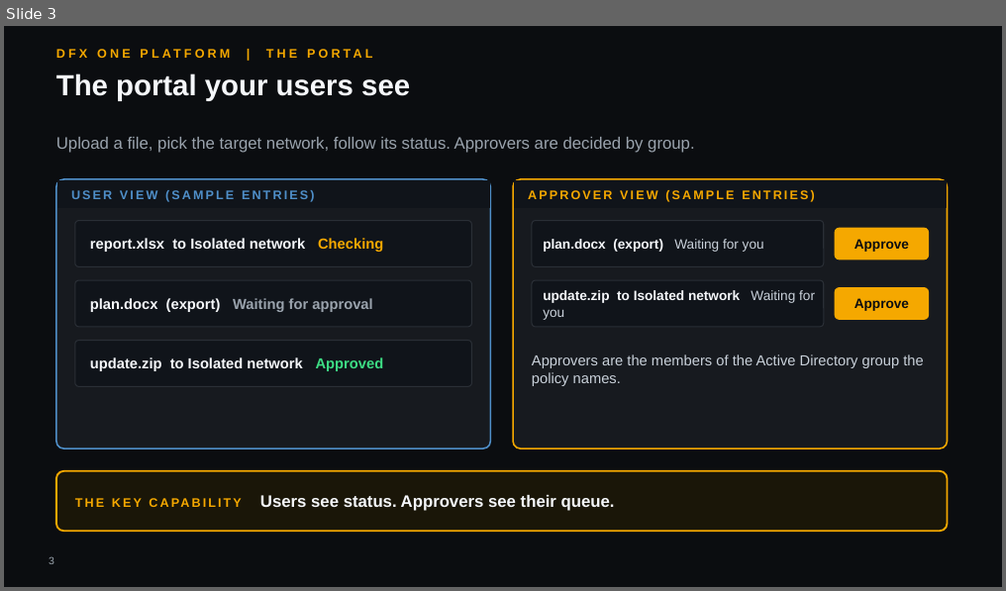
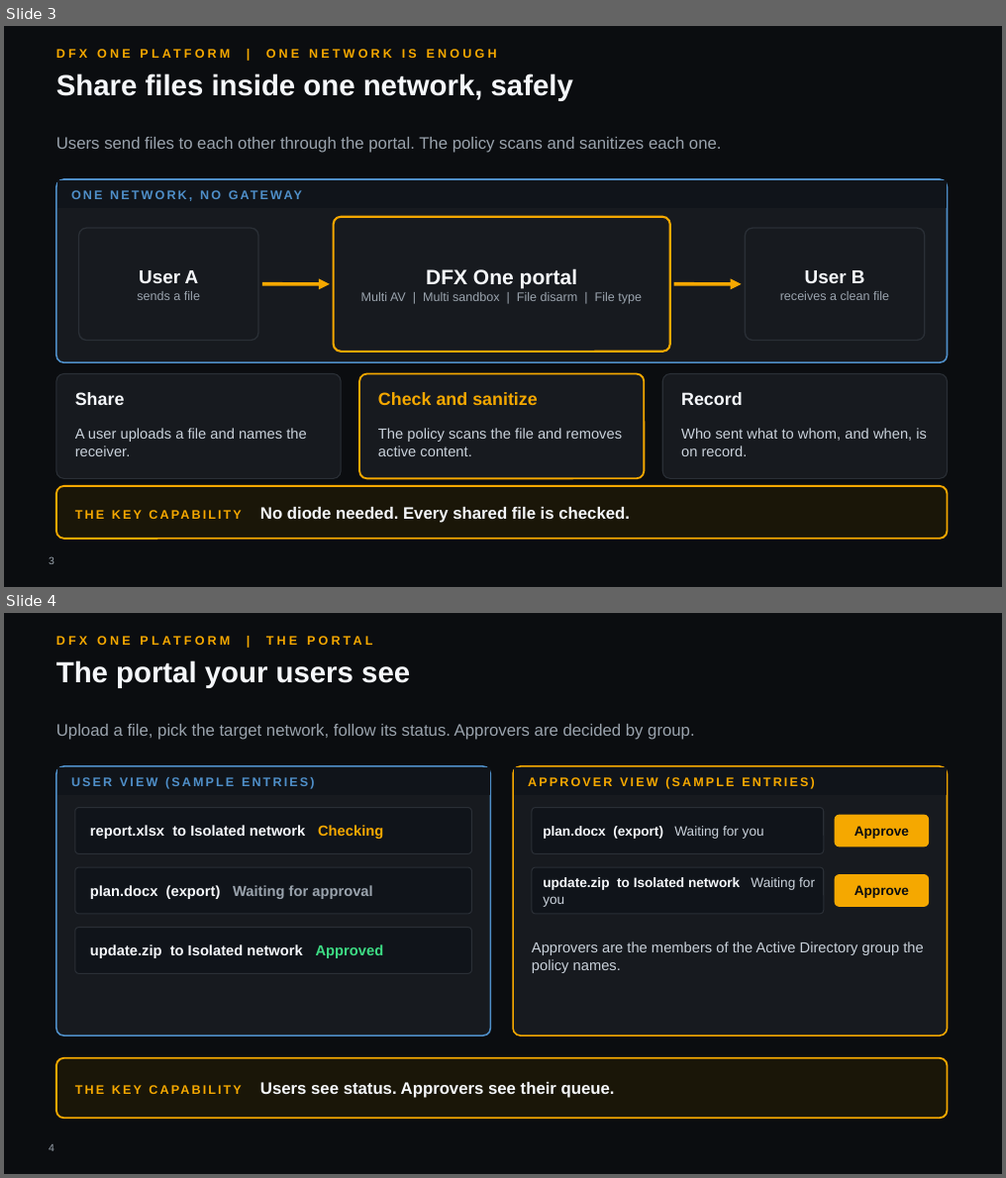
Before and after one commit to hybridus/DFX_Marketing, a slide deck: Projects/06_Presales_OnePlatform_Deck/pilot/raw_corp.pptx. Shown one above the other, each under a label of ours: slide 3 before the commit, slides 3 and 4 after it. The pictures are 1006x591 and 1006x1178 pixels, drawn with LibreOffice and Linux fonts; fonts in the diff are those of the drawing; background and template pictures are left out. Boxes give left, top, right and bottom in pixels: in the first picture for what was removed or moved away, otherwise in the second. Text is boxed around its words. In the diff, an @@ line names an element or a change of style, - is before the commit and + after.

```diff
--- a/Projects/06_Presales_OnePlatform_Deck/pilot/raw_corp.pptx
+++ b/Projects/06_Presales_OnePlatform_Deck/pilot/raw_corp.pptx
@@ slide 3 added at box(4, 26, 1002, 587), background #0B0D10 @@
@@ text added at box(266, 49, 497, 58), 12 pt, text #F5A800, bold @@
+DFX ONE PLATFORM | ONE NETWORK IS ENOUGH
@@ text added at box(56, 74, 573, 101), 28 pt, text #F5F7FA, bold @@
+Share files inside one network, safely
@@ text added at box(56, 137, 722, 153), 16 pt, text #9AA3AD @@
+Users send files to each other through the portal. The policy scans and sanitizes each one.
@@ rounded rectangle added at box(56, 179, 947, 363), fill #171A1F, outline #4F8FC9 1.5 pt @@
@@ rectangle added at box(57, 181, 945, 208), fill #10141A, outline #10141A 0.5 pt @@
@@ text added at box(71, 181, 933, 208), 12 pt, text #4F8FC9, bold @@
+ONE NETWORK, NO GATEWAY
@@ rounded rectangle added at box(79, 228, 258, 341), fill #171A1F, outline #2A2F36 1.25 pt @@
@@ rounded rectangle added at box(334, 217, 670, 352), fill #171A1F, outline #F5A800 2 pt @@
@@ rounded rectangle added at box(746, 228, 925, 341), fill #171A1F, outline #2A2F36 1.25 pt @@
@@ text added at box(137, 271, 200, 300), 12 pt, text #9AA3AD @@
+User A
+sends a file
@@ arrow added from (262, 284) to (330, 284), #F5A800 3.5 pt @@
@@ text added at box(361, 269, 642, 304), 12 pt, text #9AA3AD @@
+DFX One portal
+Multi AV | Multi sandbox | File disarm | File type
@@ arrow added from (674, 284) to (742, 284), #F5A800 3.5 pt @@
@@ text added at box(780, 271, 889, 300), 12 pt, text #9AA3AD @@
+User B
+receives a clean file
@@ rounded rectangle added at box(56, 374, 341, 478), fill #171A1F, outline #2A2F36 1 pt @@
@@ rounded rectangle added at box(359, 374, 645, 478), fill #171A1F, outline #F5A800 1.75 pt @@
@@ rounded rectangle added at box(662, 374, 947, 478), fill #171A1F, outline #2A2F36 1 pt @@
@@ text added at box(75, 392, 125, 405), 17 pt, text #F5F7FA, bold @@
+Share
@@ text added at box(378, 392, 537, 405), 17 pt, text #F5A800, bold @@
+Check and sanitize
@@ text added at box(681, 392, 743, 405), 17 pt, text #F5F7FA, bold @@
+Record
@@ text added at box(75, 428, 306, 457), 14 pt, text #C9D1DA @@
+A user uploads a file and names the receiver.
@@ text added at box(378, 428, 622, 457), 14 pt, text #C9D1DA @@
+The policy scans the file and removes active content.
@@ text added at box(681, 428, 927, 457), 14 pt, text #C9D1DA @@
+Who sent what to whom, and when, is on record.
@@ rounded rectangle added at box(56, 486, 947, 539), fill #1A1608, outline #F5A800 1.75 pt @@
@@ text added at box(260, 507, 630, 523), 16 pt, text #F5F7FA, bold @@
+THE KEY CAPABILITY No diode needed. Every shared file is checked.
@@ page number added at box(49, 557, 54, 565), 10 pt, text #9AA3AD @@
+3
@@ what was slide 3 is now slide 4 @@
@@ page number at box(49, 1145, 54, 1152): text changed @@
-3
+4
```
Also in this commit, not shown: 2 slides changed, 2 other slides added, 2 slides removed, 9 other files.
